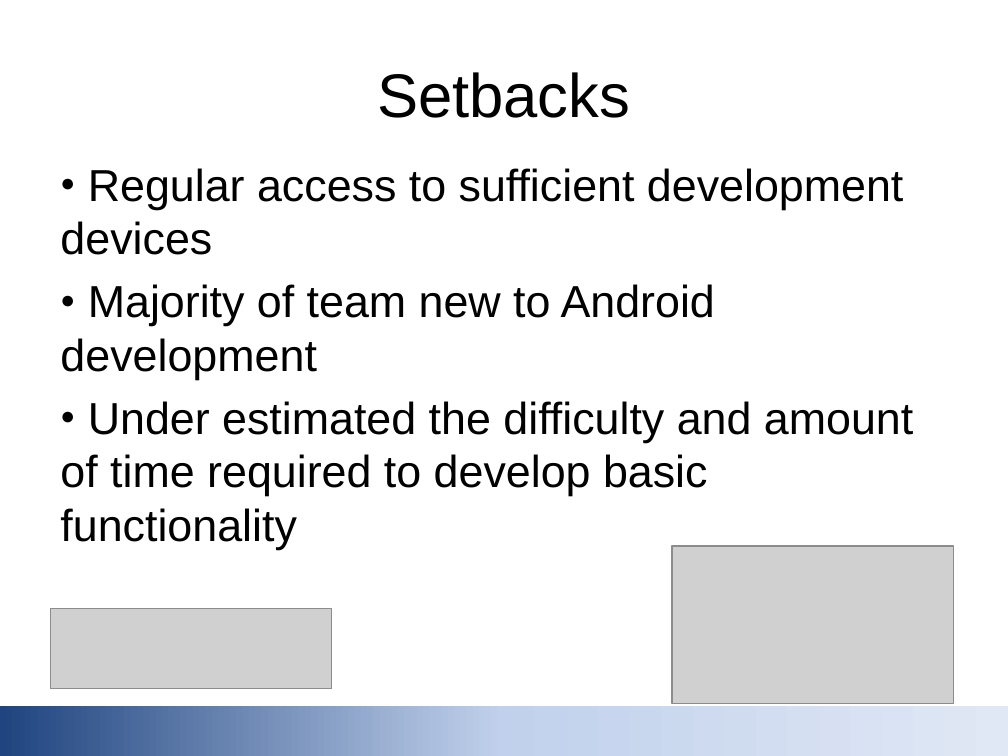
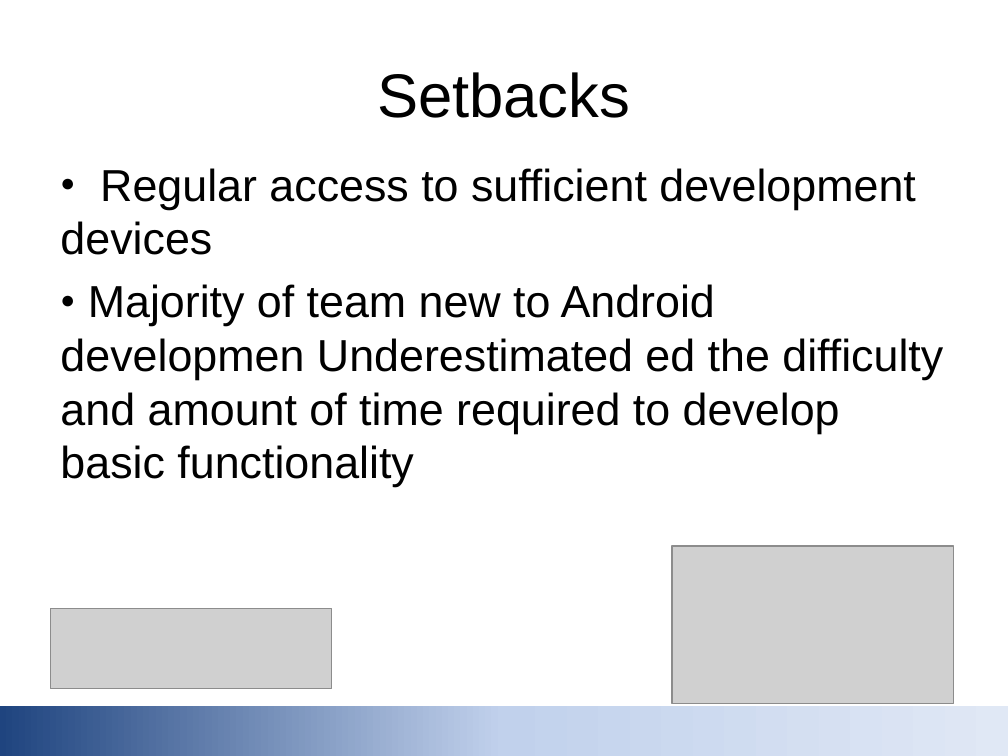
Before and after one commit to irblake/Spot, a slide deck: slide 6 of EndPresSlides.pptx (slide 5 before the commit). Drawn at 1008x756 pixels with LibreOffice and Linux fonts; fonts in the diff are those of the drawing; grey boxes stand for pictures. Boxes give left, top, right and bottom in pixels: in the first picture for what was removed or moved away, otherwise in the second. Text is boxed around its words. In the diff, an @@ line names an element or a change of style, - is before the commit and + after.

```diff
--- a/EndPresSlides.pptx
+++ b/EndPresSlides.pptx
@@ text at [60, 284, 943, 434]: text changed @@
-● Majority of team new to Android development
-● Under estimated the difficulty and amount of time required to develop basic functionality
+● Majority of team new to Android developmen Underestimated ed the difficulty and amount of time required to develop basic functionality
```
Also in this commit, not shown: 1 slide added.
